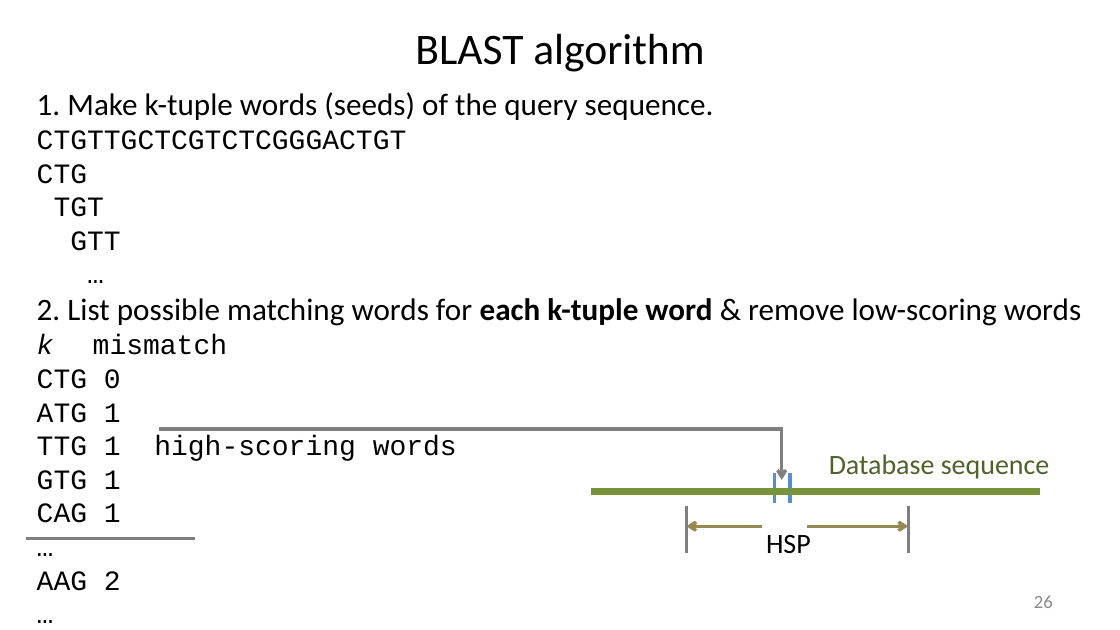
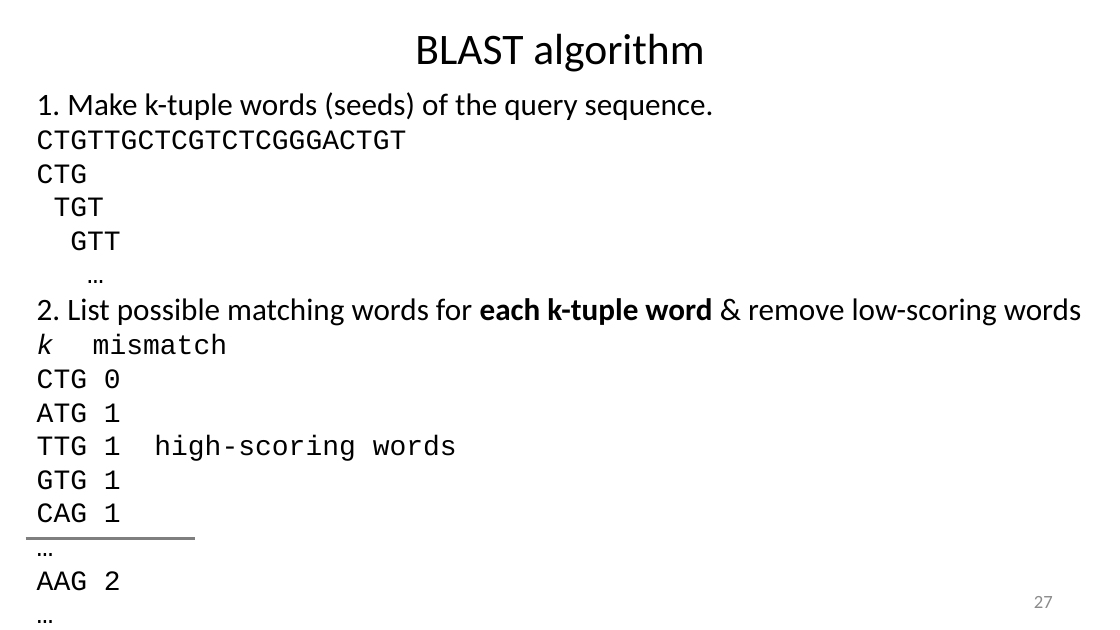
Before and after one commit to liu3zhenlab/teaching, a slide deck: slide 27 of PLPTH813Bioinformatis/2025/1_lecture/lecture04_alignment_I.pptx (slide 26 before the commit). Drawn at 1120x630 pixels with LibreOffice and Linux fonts; fonts in the diff are those of the drawing. Boxes give left, top, right and bottom in pixels: in the first picture for what was removed or moved away, otherwise in the second. Text is boxed around its words. In the diff, an @@ line names an element or a change of style, - is before the commit and + after.

```diff
--- a/PLPTH813Bioinformatis/2025/1_lecture/lecture04_alignment_I.pptx
+++ b/PLPTH813Bioinformatis/2025/1_lecture/lecture04_alignment_I.pptx
@@ group removed at (159,427,790,503): 3 lines, 1 arrow @@
@@ text removed at (829,454,1050,479) @@
-Database sequence
@@ line removed from (591, 492) to (1040, 492) @@
@@ group removed at (687,506,908,554): 2 arrows, 2 lines, 1 text @@
-HSP
@@ page number at (1034,596,1053,608): text changed @@
-26
+27
```
Also in this commit, not shown: 10 other slides changed, 1 slide added, 2 other files.
